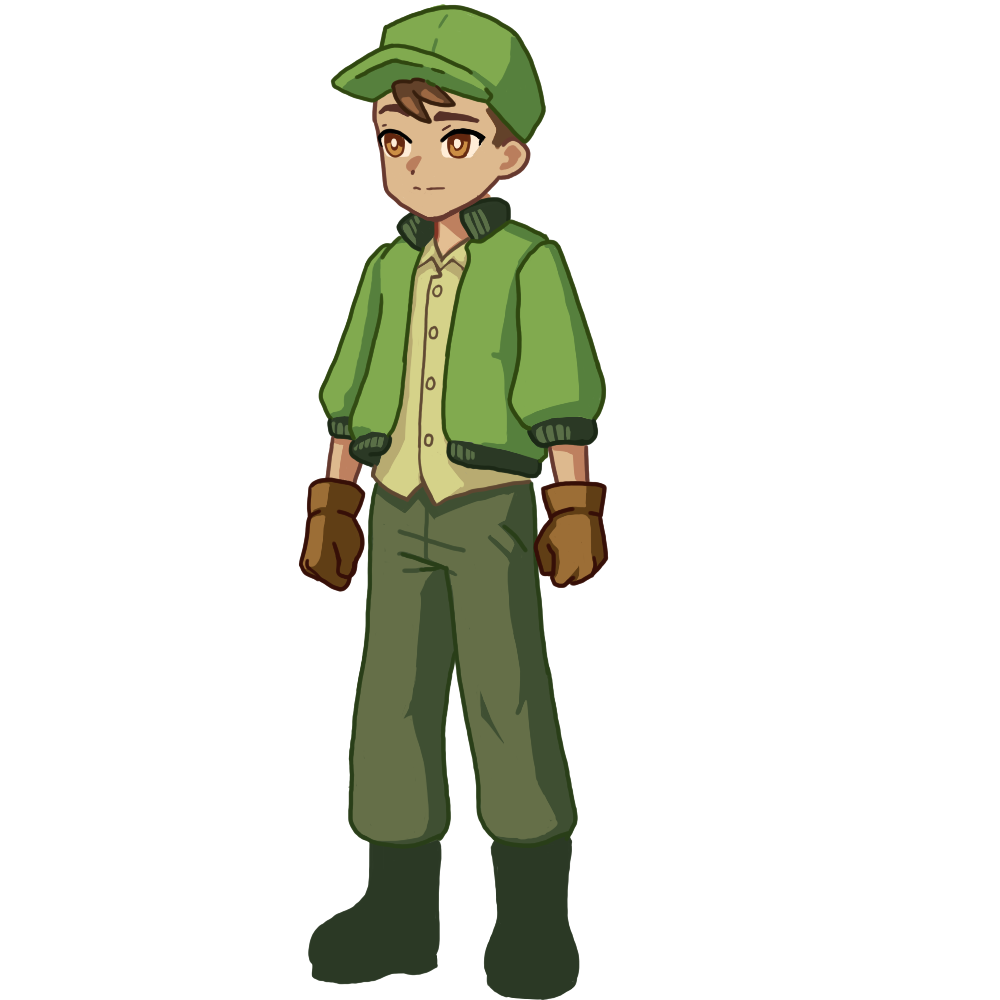
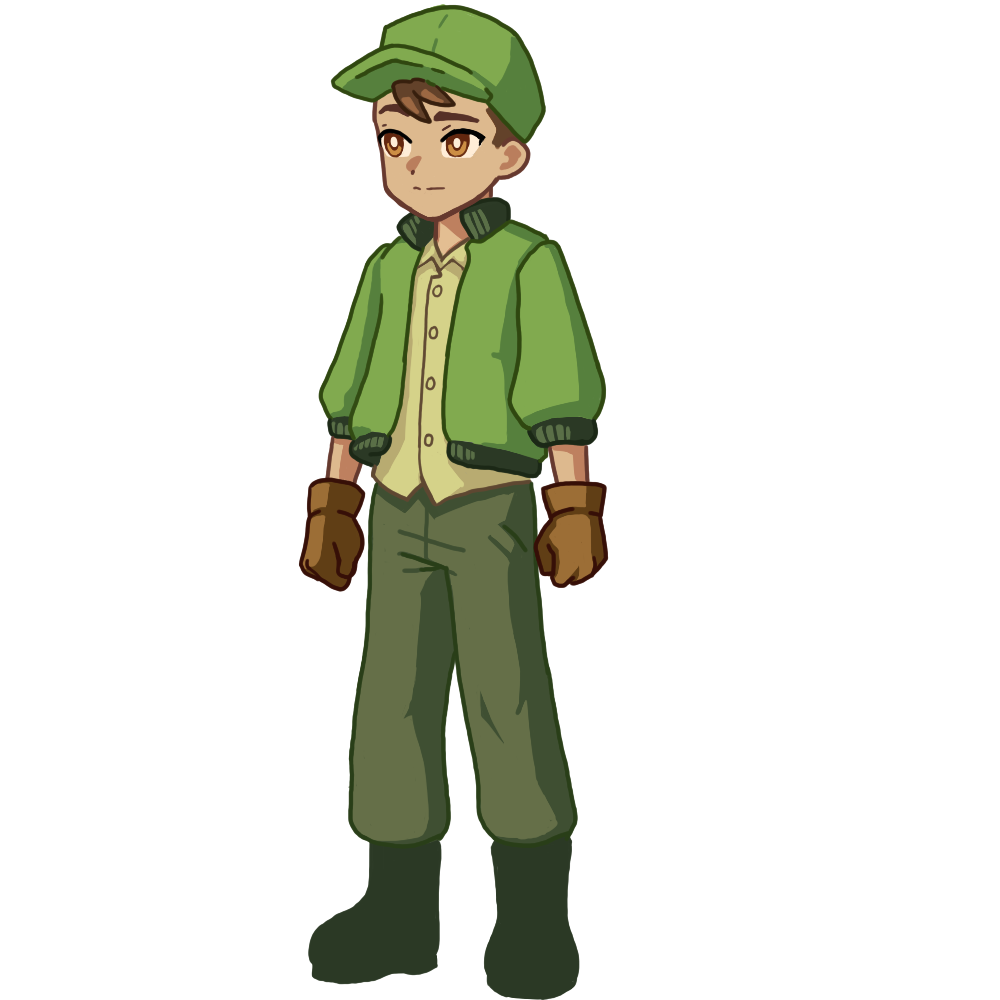
Comparing the layer stacks of the two 1000 × 1000 images. Changes:
added group "RakaVer2" with 5 layers in group "Export" over [381, 133, 497, 241]
added layer "Fronthair Merged" (1st of 3, in "Export" › "RakaVer2") in group "RakaVer2" over [381, 133, 474, 144]
added layer "Head Merged" (1st of 5, in "Export" › "RakaVer2") in group "RakaVer2" over [381, 133, 497, 223]
added layer "Body Merged" (1st of 5, in "Export" › "RakaVer2") in group "RakaVer2" over [387, 177, 497, 241]
hid group "raka export" (5 layers) over [381, 133, 497, 241]